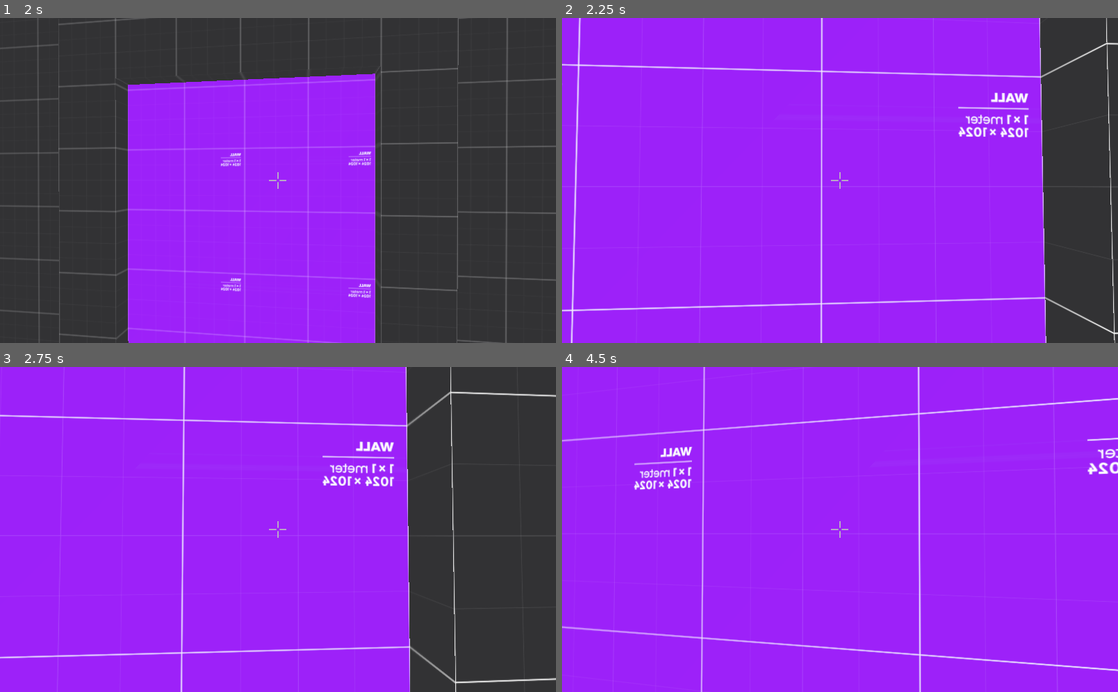
Above: before the commit, frames 1-4 (two rows, left to right).
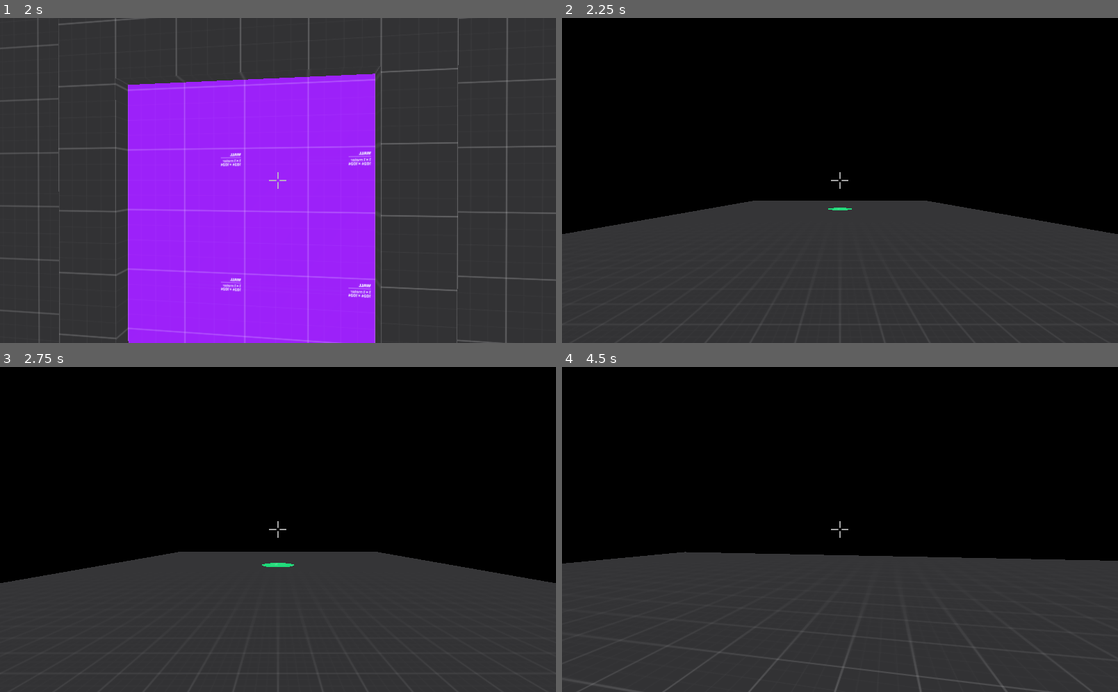
Above: after the commit, the same moments.

Repository: Datoh/RocketGolf
Game: Godot game, scene res://scenes/levels/Level5.tscn
The game is run twice, just before and just after one commit, with the same random seed, the same clock (stepped at 60 frames per second) and the same inputs. This scene is started directly instead of the project's main scene.
Inputs (mouse positions are in pixels of both pictures, inside the frame that each line leads up to):
- Up to frame 1 (2 s): move the mouse to (305, 180) at 0.52 s; hold Up (ui_up) from 0.53 s (still down); move the mouse to (250, 180) at 1.27 s
- Up to frame 2 (2.25 s): keep holding Up (ui_up); move the mouse to (851, 174) at 2.02 s
- Up to frame 3 (2.75 s): keep holding Up (ui_up)
- Up to frame 4 (4.5 s): keep holding Up (ui_up); move the mouse to (834, 536) at 2.77 s; move the mouse to (878, 532) at 3.52 s; move the mouse to (795, 526) at 4.27 s

Frame 1 is identical in both runs. In frame 2, 96% of the frame differs, in the area x 0-100%, y 0-100%; in frame 3, 90%; in frame 4, 100%.
Error before the commit: Invalid get index 'global_transform' (on base: 'null instance'). (res://scripts/Teleport.gd:8)

Commit message:
[bug] Fix found node from root

Diff:
--- a/scripts/JumperTrigger.gd
+++ b/scripts/JumperTrigger.gd
@@ -1,6 +1,5 @@
 extends StaticBody
 
 func do_jump() -> void:
-  var root = get_tree().root.get_child(0)
-  var jumper = root.find_node(name + "Destination")
+  var jumper = get_tree().root.find_node(name + "Destination", true, false)
   jumper.do_jump()
--- a/scripts/Teleport.gd
+++ b/scripts/Teleport.gd
@@ -1,8 +1,7 @@
 extends CSGBox
 
 func _on_Area_body_entered(body: Node) -> void:
-  var root = get_tree().root.get_child(0)
-  var destination = root.find_node(name + "Destination")
+  var destination = get_tree().root.find_node(name + "Destination", true, false)
   var player := body as KinematicBody
   var player_transform_y = player.global_transform.origin.y - global_transform.origin.y
   player.global_transform.origin = destination.global_transform.origin
